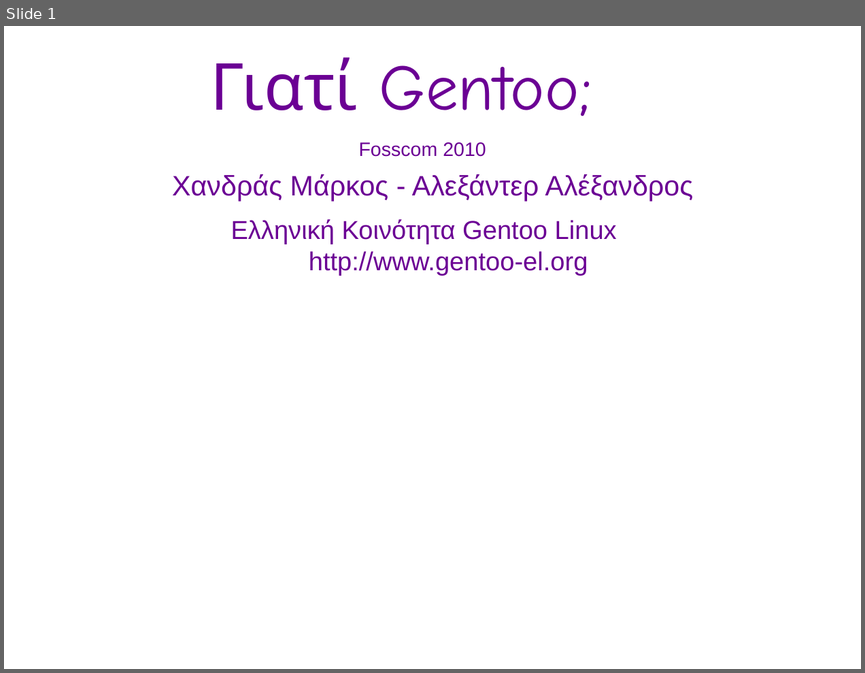
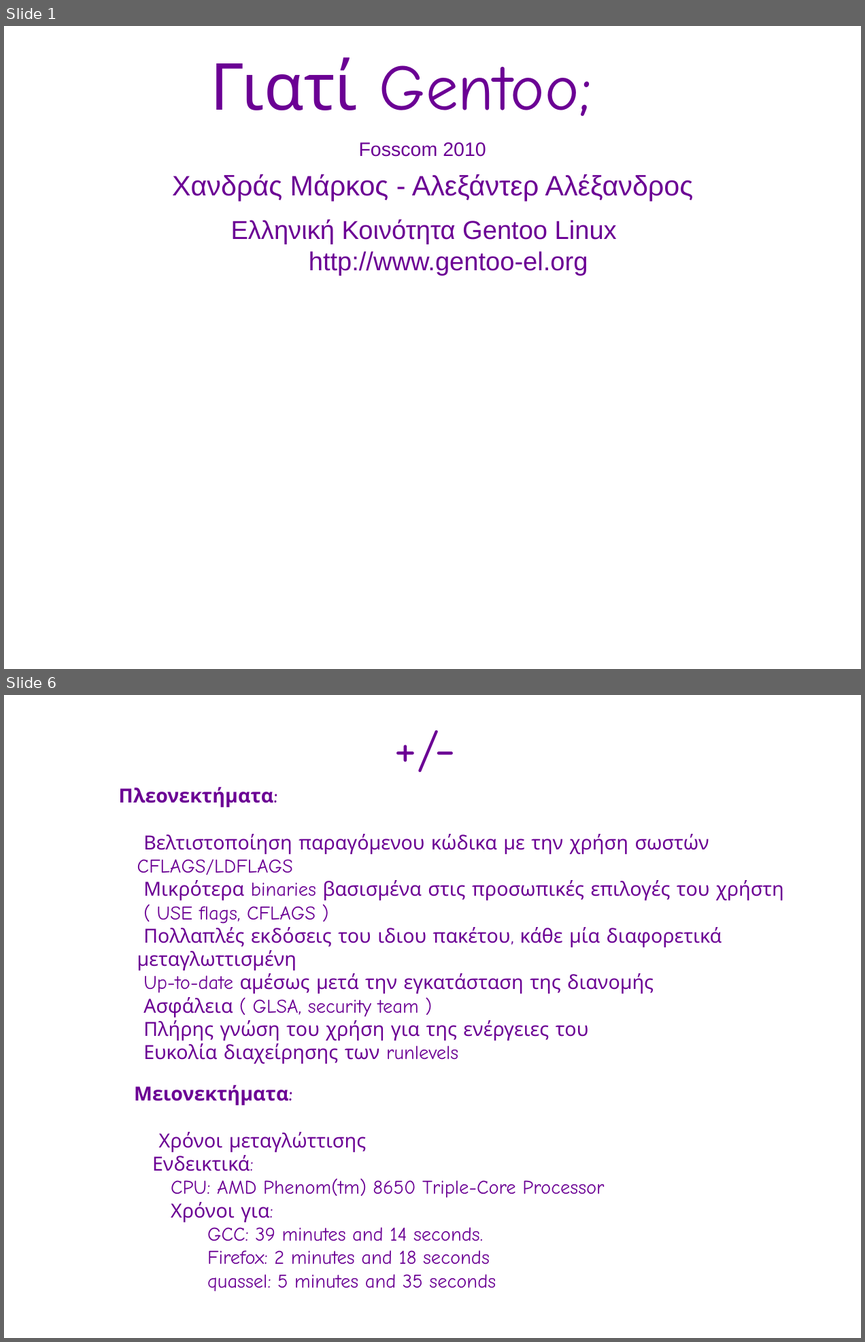
Before and after one commit to gentoo-el/presentations, a slide deck: fosscom-2010_pres.odp. Shown one above the other, each under a label of ours: slide 1 before the commit, slides 1 and 6 after it; the slides between them are not shown. The pictures are 865x673 and 865x1342 pixels, drawn with LibreOffice and Linux fonts; fonts in the diff are those of the drawing; background and template pictures are left out. Boxes give left, top, right and bottom in pixels: in the first picture for what was removed or moved away, otherwise in the second. Text is boxed around its words. In the diff, an @@ line names an element or a change of style, - is before the commit and + after.

```diff
--- a/fosscom-2010_pres.odp
+++ b/fosscom-2010_pres.odp
@@ slide 6 added at (4,695,861,1338), background picture (left out) @@
@@ text added at (387,711,524,791), 48 pt, text #6B0094 @@
++/-
@@ text added at (119,787,784,1064), 18 pt, text #6B0094 @@
+Πλεονεκτήματα:
+● Βελτιστοποίηση παραγόμενου κώδικα με την χρήση σωστών CFLAGS/LDFLAGS
+● Μικρότερα binaries βασισμένα στις προσωπικές επιλογές του χρήστη
+● ( USE flags, CFLAGS )
+● Πολλαπλές εκδόσεις του ιδιου πακέτου, κάθε μία διαφορετικά μεταγλωττισμένη
+● Up-to-date αμέσως μετά την εγκατάσταση της διανομής
+● Ασφάλεια ( GLSA, security team )
+● Πλήρης γνώση του χρήση για της ενέργειες του
+● Ευκολία διαχείρησης των runlevels
@@ text added at (134,1085,604,1291), 18 pt, text #6B0094 @@
+Μειονεκτήματα:
+● Χρόνοι μεταγλώττισης
+● Ενδεικτικά:
+  ● CPU: AMD Phenom(tm) 8650 Triple-Core Processor
+  ● Χρόνοι για:
+      ● GCC: 39 minutes and 14 seconds.
+      ● Firefox: 2 minutes and 18 seconds
+      ● quassel: 5 minutes and 35 seconds
```
Also in this commit, not shown: 4 other slides added.
